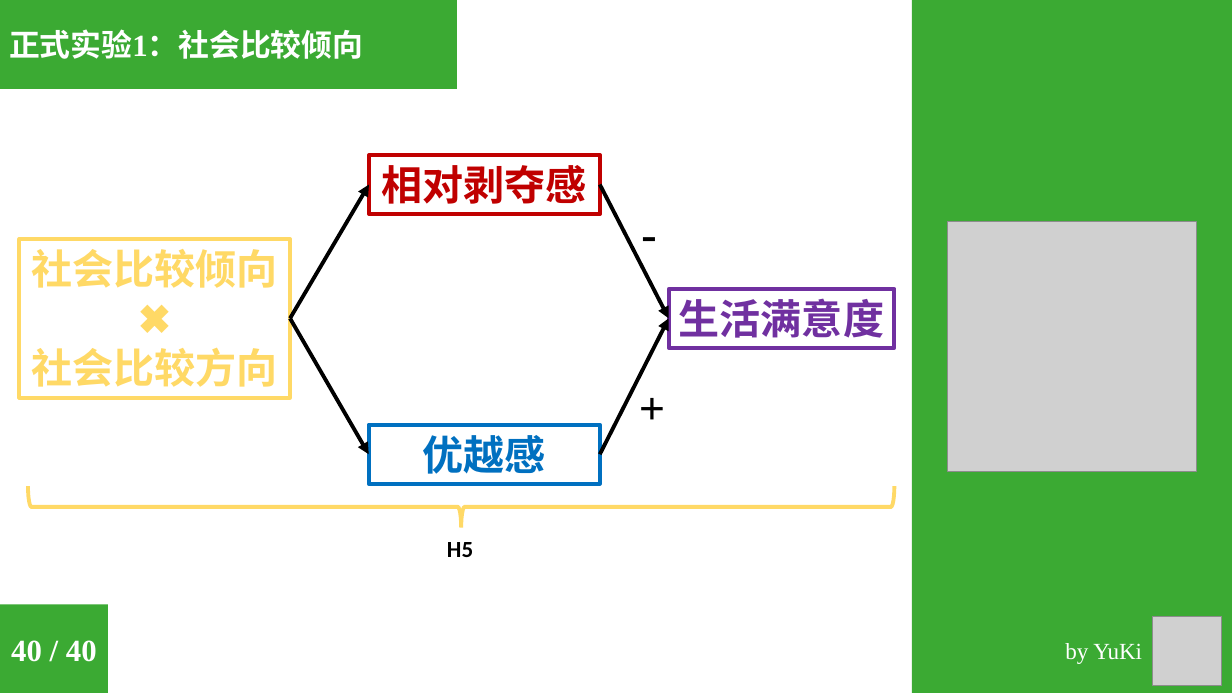
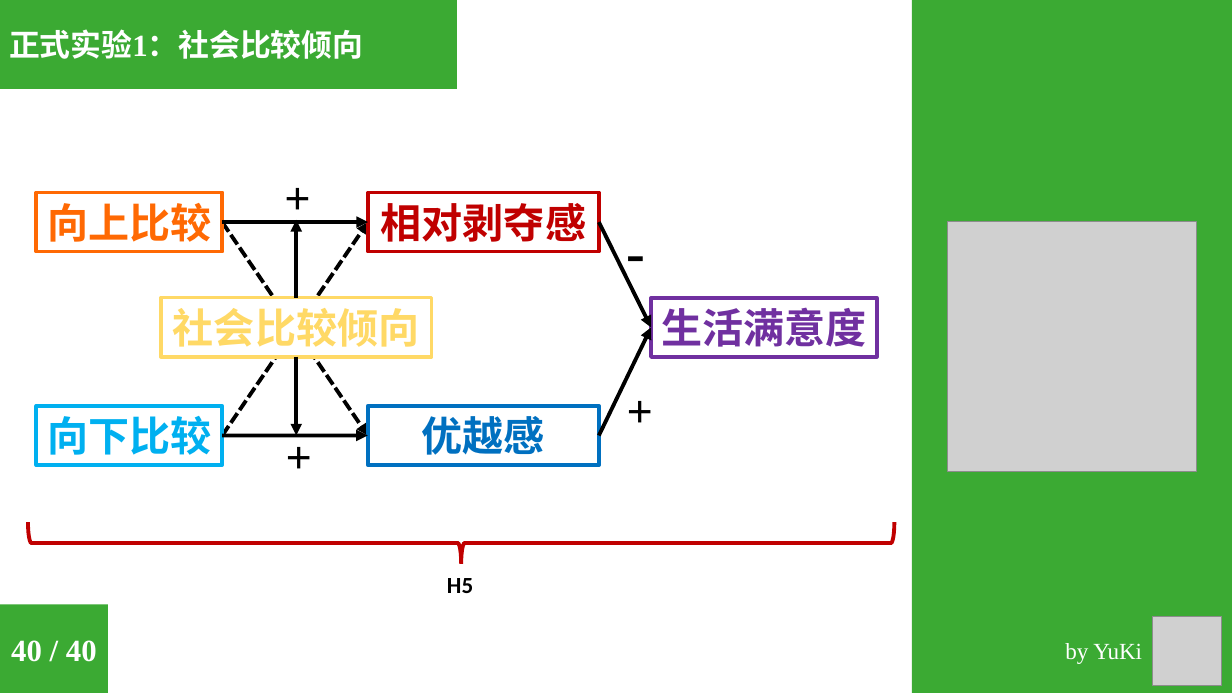
Before and after one commit to sinnyuki/SCO, a slide deck: slide 44 of 6_Reports/6_3_Midterm_Report/Midterm_Report.pptx. Drawn at 1232x693 pixels with LibreOffice and Linux fonts; fonts in the diff are those of the drawing; grey boxes stand for pictures. Boxes give left, top, right and bottom in pixels: in the first picture for what was removed or moved away, otherwise in the second. Text is boxed around its words. In the diff, an @@ line names an element or a change of style, - is before the commit and + after.

```diff
--- a/6_Reports/6_3_Midterm_Report/Midterm_Report.pptx
+++ b/6_Reports/6_3_Midterm_Report/Midterm_Report.pptx
@@ group added at [36, 165, 368, 489]: 4 arrows, 2 rectangles, 2 texts @@
+向下比较
+向上比较
++
++
@@ arrow moved from (290, 319) - (369, 185) to (297, 298) - (297, 220) @@
@@ arrow moved from (600, 185) - (669, 319) to (599, 222) - (652, 327) @@
@@ text "-": place and size @@
-text "-" at [629, 200, 669, 265]
+text "-" at [616, 212, 656, 289]
@@ text "-" at [616, 212, 656, 289]: size 36 to 44 pt @@
@@ rectangle "社会比较倾向": place and size @@
-rectangle "社会比较倾向" at [19, 239, 290, 398]
+rectangle "社会比较倾向" at [161, 298, 432, 357]
@@ rectangle "社会比较倾向" at [161, 298, 432, 357]: fill none to #FFFFFF @@
@@ rectangle "生活满意度": place and size @@
-rectangle "生活满意度" at [669, 289, 895, 348]
+rectangle "生活满意度" at [652, 298, 877, 357]
@@ arrow moved from (600, 455) - (669, 319) to (599, 435) - (652, 327) @@
@@ text in rectangle at [31, 347, 277, 387]: paragraphs removed @@
-✖
-社会比较方向
@@ arrow moved from (290, 319) - (369, 455) to (297, 357) - (297, 435) @@
@@ text "+": place and size @@
-text "+" at [630, 374, 670, 440]
+text "+" at [617, 376, 657, 442]
@@ rectangle "优越感": place and size @@
-rectangle "优越感" at [369, 425, 600, 484]
+rectangle "优越感" at [368, 406, 599, 465]
@@ 1 text, 1 rectangle, 1 right brace: place and size @@
-1 text, 1 rectangle, 1 right brace at [28, 155, 895, 557]
+1 text, 1 rectangle, 1 right brace at [28, 192, 895, 593]
@@ right brace at [28, 523, 895, 564]: outline #7030A0 3 pt to #0070C0 3 pt @@
```
Also in this commit, not shown: 3 other slides changed.
